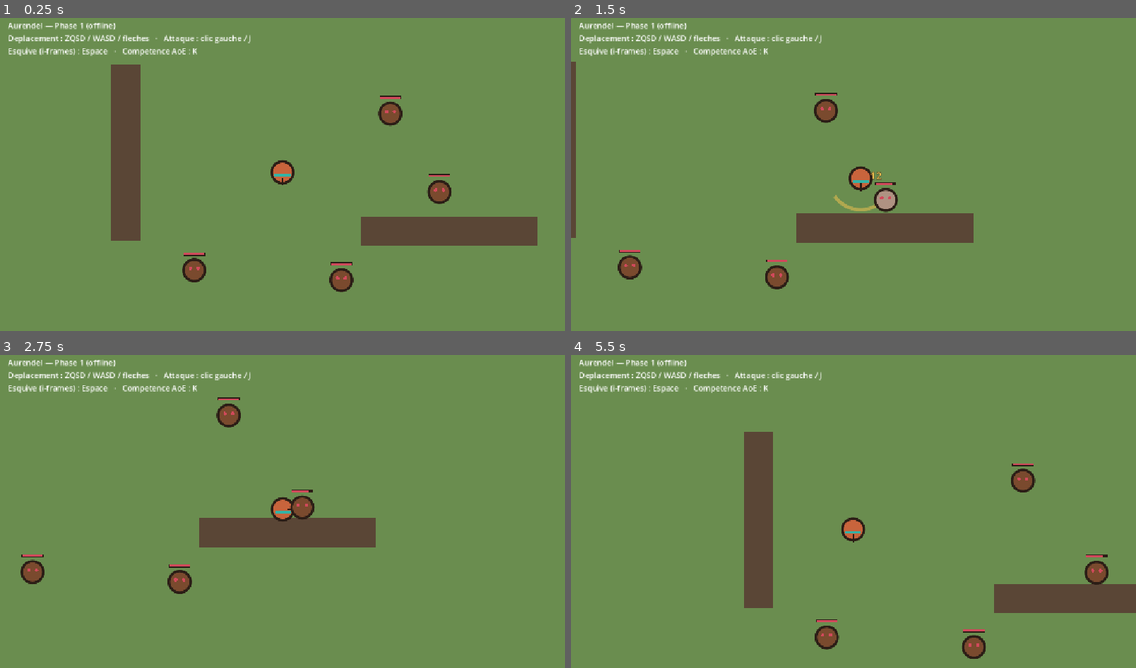
Above: before the commit, frames 1-4 (two rows, left to right).
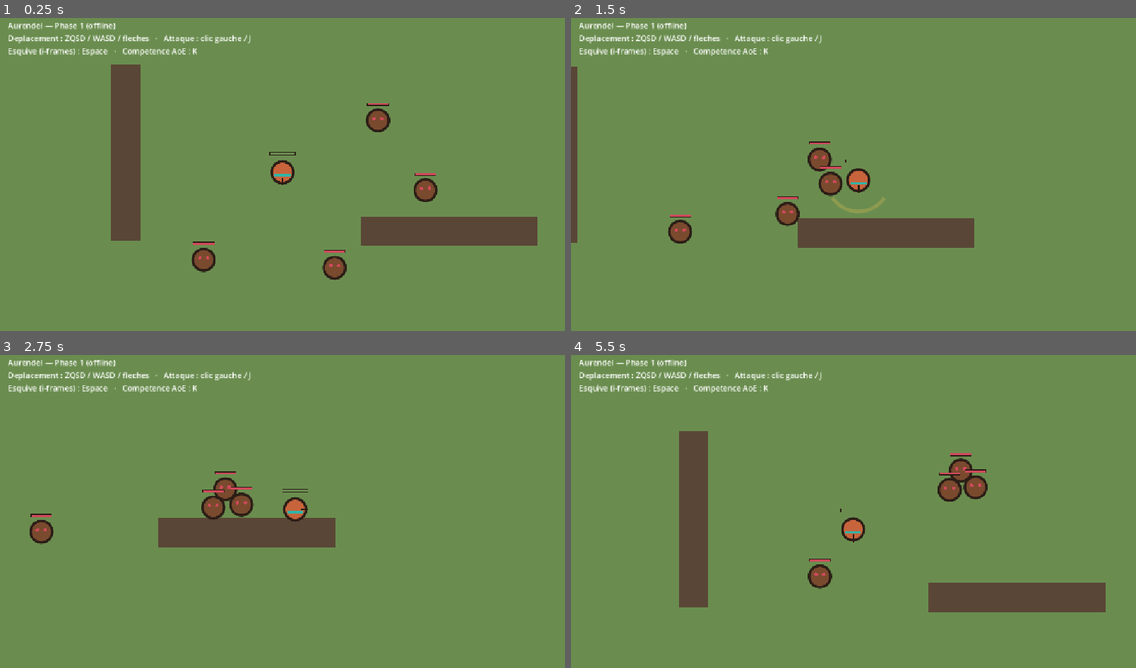
Above: after the commit, the same moments.

Repository: EchosIvoire/-chos
Game: Godot game, scene res://scenes/World.tscn
The game is run twice, just before and just after one commit, with the same random seed, the same clock (stepped at 60 frames per second) and the same inputs.
Inputs (mouse positions are in pixels of both pictures, inside the frame that each line leads up to):
- Up to frame 1 (0.25 s): no input
- Up to frame 2 (1.5 s): move the mouse to (977, 155) at 0.52 s; hold D (move_right) 0.53-1.28 s; tap Space (dodge) at 0.6 s; move the mouse to (740, 187) at 1.27 s; hold S (move_down) from 1.28 s (still down); click (740, 187) at 1.35 s
- Up to frame 3 (2.75 s): tap Space (dodge) at 1.55, 2.1 s; move the mouse to (339, 439) at 2.02 s; release S (move_down) at 2.03 s; hold D (move_right) from 2.03 s (still down)
- Up to frame 4 (5.5 s): move the mouse to (825, 574) at 2.77 s; release D (move_right) at 2.78 s; hold W (move_up) 2.78-3.53 s; tap Space (dodge) at 2.85, 3.8, 4.35, 5.1 s; move the mouse to (1023, 558) at 3.52 s; hold A (move_left) 3.53-5.03 s; click (1023, 558) at 3.6 s; move the mouse to (684, 461) at 4.27 s; move the mouse to (881, 508) at 5.02 s; hold S (move_down) from 5.03 s (still down)

The runs differ from the first frame. In frame 1, 1.9% of the frame differs, in the area x 32-80%, y 24-88%; in frame 2, 3.9%; in frame 3, 4.0%; in frame 4, 9.9%, in the area x 19-100%, y 24-98%.

Commit message:
Phase 1.5: IA mob minimale (aggro/poursuite/attaque telegraphee) + PV joueur
- Mob: aggro -> poursuite -> windup rouge esquivable -> frappe, stun a l'impact
- Joueur: PV, take_damage, esquive = vraies i-frames (degats annules), flash, respawn
- Barres de vie joueur (verte) et mob (rouge), telegraph visible
- Valide headless: import OK, 9/9 tests, boot OK, smoke IA (degats/i-frames/poursuite) OK

https://claude.ai/code/session_01EimwAVVDcpp486MFtLLhPv

Diff:
--- a/game/client/scripts/mob.gd
+++ b/game/client/scripts/mob.gd
@@ -1,35 +1,93 @@
 extends CharacterBody2D
-## Mob factice ("training dummy") — Phase 1.
+## Mob — Phase 1.5 : IA minimale (aggro -> poursuite -> attaque télégraphée).
 ##
-## Ne se déplace pas et ne riposte pas : son seul rôle est de valider le ressenti
-## de frappe (encaisse, recule, clignote, affiche les dégâts, meurt avec un pop).
-## L'IA réelle (aggro, patrouille, attaques) viendra plus tard, côté autoritatif.
+## Volontairement basique (pas de pathfinding, pas de variété) : juste assez pour
+## que le combat se JUGE — esquiver sert enfin à quelque chose, le placement compte.
+## L'IA riche (et autoritative) viendra côté serveur plus tard.
 
 const MAX_HP := 60
 const RADIUS := 22.0
+
+const AGGRO_RADIUS := 340.0
+const MOVE_SPEED := 115.0
+const ATTACK_RANGE := 42.0
+const TELEGRAPH := 0.45        # durée du windup visible avant le coup
+const ATTACK_DAMAGE := 8
+const ATTACK_COOLDOWN := 1.1
+const STUN_TIME := 0.18        # immobilisation à la réception d'un coup
+
 const BODY := Color("7a4a2e")
 const OUTLINE := Color("2b1d16")
 const EYE := Color("d1495b")
+const DANGER := Color("d1495b")
 
 var hp := MAX_HP
 var _knockback := Vector2.ZERO
 var _flash := 0.0
+var _stun := 0.0
+var _atk_cd := 0.0
+var _windup := 0.0
+var _player: Node2D
 
 func _ready() -> void:
 	add_to_group("mobs")
+	_player = get_tree().get_first_node_in_group("player")
 
 func _physics_process(delta: float) -> void:
+	_flash = move_toward(_flash, 0.0, delta * 5.0)
+	_atk_cd = maxf(0.0, _atk_cd - delta)
 	_knockback = _knockback.move_toward(Vector2.ZERO, 1500.0 * delta)
-	velocity = _knockback
+
+	# Sonné : on subit juste le recul.
+	if _stun > 0.0:
+		_stun = maxf(0.0, _stun - delta)
+		velocity = _knockback
+		move_and_slide()
+		queue_redraw()
+		return
+
+	if not is_instance_valid(_player):
+		_player = get_tree().get_first_node_in_group("player")
+	var to_player := Vector2.ZERO
+	var dist := INF
+	if is_instance_valid(_player):
+		to_player = _player.global_position - global_position
+		dist = to_player.length()
+
+	# Windup : immobile (sauf recul), puis frappe.
+	if _windup > 0.0:
+		_windup = maxf(0.0, _windup - delta)
+		velocity = _knockback
+		if _windup == 0.0:
+			_strike(to_player)
+		move_and_slide()
+		queue_redraw()
+		return
+
+	if dist <= ATTACK_RANGE and _atk_cd <= 0.0:
+		_windup = TELEGRAPH
+		velocity = _knockback
+	elif dist <= AGGRO_RADIUS:
+		velocity = to_player.normalized() * MOVE_SPEED + _knockback
+	else:
+		velocity = _knockback
+
 	move_and_slide()
-	if _flash > 0.0:
-		_flash = move_toward(_flash, 0.0, delta * 5.0)
-		queue_redraw()
+	queue_redraw()
+
+func _strike(to_player: Vector2) -> void:
+	_atk_cd = ATTACK_COOLDOWN
+	# Le coup ne touche que si le joueur est ENCORE à portée (donc esquivable).
+	if is_instance_valid(_player) and to_player.length() <= ATTACK_RANGE + 14.0:
+		if _player.has_method("take_damage"):
+			_player.take_damage(ATTACK_DAMAGE, to_player.normalized())
 
 func take_damage(amount: int, dir: Vector2, is_crit: bool) -> void:
 	hp = Combat.apply_damage(hp, amount, MAX_HP)
 	_knockback = dir.normalized() * 440.0
 	_flash = 1.0
+	_stun = STUN_TIME
+	_windup = 0.0  # se faire toucher interrompt la télégraphie
 	_spawn_damage_number(amount, is_crit)
 	queue_redraw()
 	if Combat.is_dead(hp):
@@ -63,6 +121,11 @@
 
 func _draw() -> void:
 	var col := BODY.lerp(Color.WHITE, _flash * 0.7)
+	# Télégraphie : le mob rougit + un anneau de menace grandit.
+	if _windup > 0.0:
+		var progress := 1.0 - _windup / TELEGRAPH
+		col = col.lerp(DANGER, 0.55)
+		draw_arc(Vector2.ZERO, ATTACK_RANGE * (0.55 + 0.45 * progress), 0.0, TAU, 32, Color(DANGER, 0.85), 3.0, true)
 	draw_circle(Vector2.ZERO, RADIUS, col)
 	draw_arc(Vector2.ZERO, RADIUS, 0.0, TAU, 36, OUTLINE, 4.0, true)
 	draw_circle(Vector2(-8, -4), 3.5, EYE)
--- a/game/client/scripts/player.gd
+++ b/game/client/scripts/player.gd
@@ -27,6 +27,8 @@
 
 const CRIT_CHANCE := 0.2
 const CRIT_MULT := 1.6
+
+const MAX_HP := 100
 
 @export var atk: int = 12
 
@@ -47,7 +49,15 @@
 var _shake_amt := 0.0
 var _stopping := false     # garde-fou contre les hit-stops imbriqués
 
+var hp := MAX_HP
+var _hit_flash := 0.0      # flash blanc quand le joueur encaisse (1 -> 0)
+var _spawn_pos := Vector2.ZERO
+
 @onready var camera: Camera2D = $Camera2D
+
+func _ready() -> void:
+	add_to_group("player")     # les mobs nous trouvent via ce groupe
+	_spawn_pos = global_position
 
 func _physics_process(delta: float) -> void:
 	_tick_timers(delta)
@@ -86,6 +96,9 @@
 		queue_redraw()
 	if _skill_fx > 0.0:
 		_skill_fx = move_toward(_skill_fx, 0.0, delta / 0.3)
+		queue_redraw()
+	if _hit_flash > 0.0:
+		_hit_flash = move_toward(_hit_flash, 0.0, delta * 4.0)
 		queue_redraw()
 
 func _tick_timers(delta: float) -> void:
@@ -151,6 +164,27 @@
 	Engine.time_scale = 1.0
 	_stopping = false
 
+# --- PV / dégâts subis ---
+
+func take_damage(amount: int, from_dir: Vector2) -> void:
+	# L'esquive donne de vraies i-frames : pendant le dash, on encaisse zéro.
+	if _invulnerable or _dodge_timer > 0.0:
+		return
+	hp = Combat.apply_damage(hp, amount, MAX_HP)
+	_hit_flash = 1.0
+	_shake_amt = maxf(_shake_amt, 6.0)
+	velocity += from_dir.normalized() * 200.0
+	queue_redraw()
+	if Combat.is_dead(hp):
+		_die()
+
+func _die() -> void:
+	# Respawn simple pour garder le test fluide (mort/respawn propre = plus tard).
+	hp = MAX_HP
+	global_position = _spawn_pos
+	velocity = Vector2.ZERO
+	_hit_flash = 1.0
+
 # --- Rendu placeholder (DA "Aurendel") ---
 
 func _draw() -> void:
@@ -159,8 +193,9 @@
 	if _skill_fx > 0.0:
 		draw_circle(Vector2.ZERO, SKILL_RADIUS * (1.0 - _skill_fx * 0.15), Color(ACCENT, 0.18 * _skill_fx))
 		draw_arc(Vector2.ZERO, SKILL_RADIUS, 0.0, TAU, 48, Color(ACCENT, _skill_fx), 4.0, true)
-	# corps
-	draw_circle(Vector2.ZERO, 22.0, Color(FILL, alpha))
+	# corps (flash blanc quand on encaisse)
+	var body_col := Color(FILL, alpha).lerp(Color.WHITE, _hit_flash * 0.6)
+	draw_circle(Vector2.ZERO, 22.0, body_col)
 	draw_arc(Vector2.ZERO, 22.0, 0.0, TAU, 40, Color(OUTLINE, alpha), 4.0, true)
 	# ceinture-accent (repère DA)
 	draw_line(Vector2(-16, 6), Vector2(16, 6), Color(ACCENT, alpha), 5.0)
@@ -172,3 +207,8 @@
 		var base := _facing.angle()
 		var half := ATTACK_ARC * 0.5
 		draw_arc(Vector2.ZERO, ATTACK_RANGE, base - half, base + half, 24, Color("f2c14e", _swing), 6.0, true)
+	# barre de vie du joueur (verte, au-dessus de la tête)
+	var w := 52.0
+	var ratio := float(hp) / float(MAX_HP)
+	draw_rect(Rect2(-w * 0.5, -42.0, w, 7.0), Color(OUTLINE, alpha))
+	draw_rect(Rect2(-w * 0.5 + 1.0, -41.0, (w - 2.0) * ratio, 5.0), Color("6a8d4f"))
